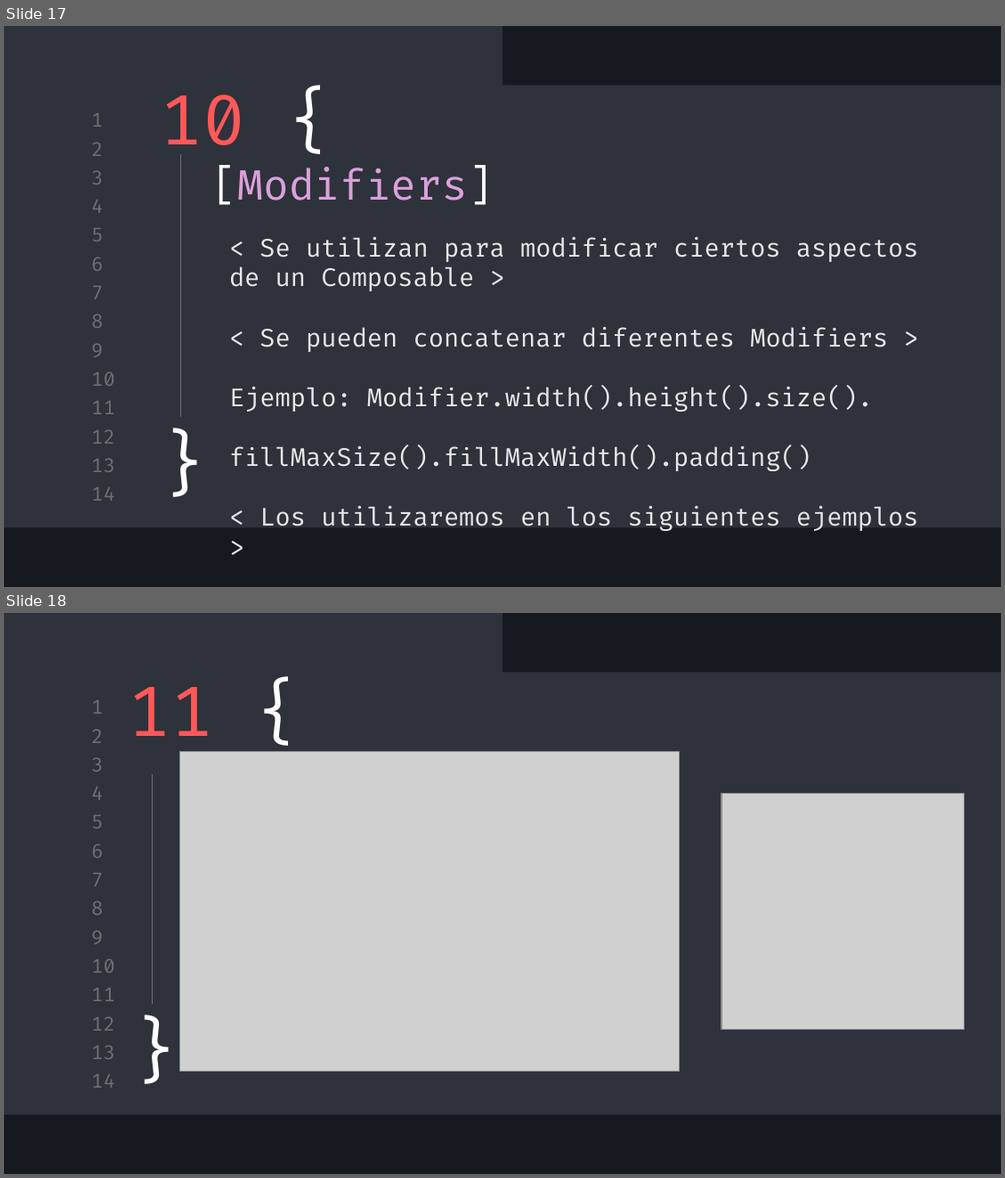
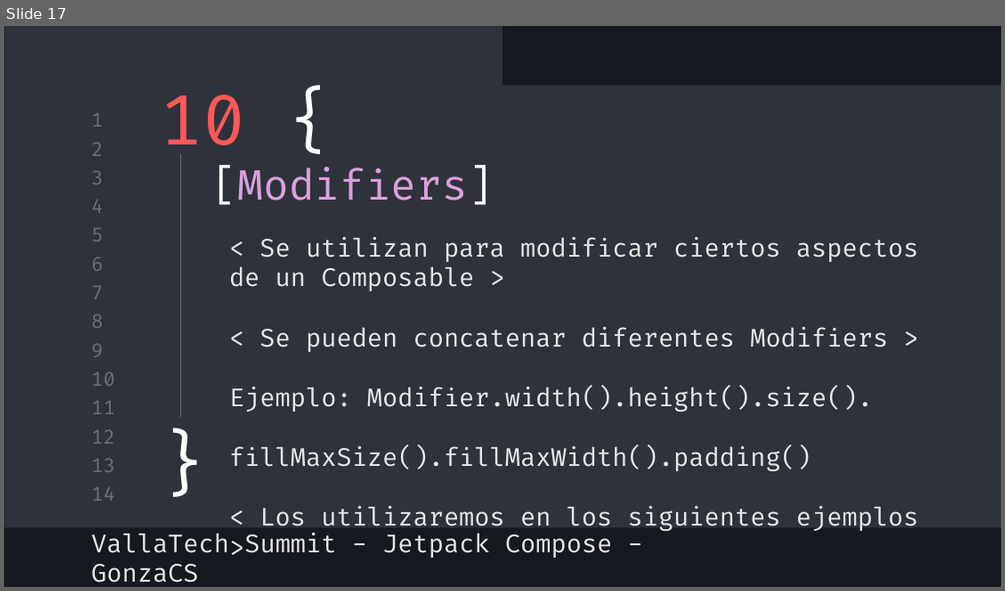
Before and after one commit to GonzaCS/vallaTechSummit-jetpack-compose, a slide deck: DevFest Jetpack Compose.pptx. Shown one above the other, each under a label of ours: slides 17 and 18 before the commit, slide 17 after it. The pictures are 1005x1178 and 1005x591 pixels, drawn with LibreOffice and Linux fonts; fonts in the diff are those of the drawing; grey boxes stand for pictures. Boxes give left, top, right and bottom in pixels: in the first picture for what was removed or moved away, otherwise in the second. Text is boxed around its words. In the diff, an @@ line names an element or a change of style, - is before the commit and + after.

```diff
--- a/DevFest Jetpack Compose.pptx
+++ b/DevFest Jetpack Compose.pptx
@@ slide 18 removed at <box>4,613,1001,1174</box>, background #16191F; not listed: 16 template elements that a slide beside it also shows @@
@@ title removed at <box>129,687,214,755</box> @@
-11 {
@@ picture removed at <box>179,752,679,1070</box> @@
@@ line removed from (153, 774) to (153, 1004) @@
@@ picture removed at <box>721,794,964,1030</box> @@
@@ text removed at <box>125,1004,179,1089</box> @@
-}
@@ slide 17 changed as well @@
@@ subtitle added at <box>91,532,613,582</box>, 18 pt, text #E7E7E7 @@
+VallaTech Summit - Jetpack Compose - GonzaCS
```
Also in this commit, not shown: 11 other slides changed, 9 slides added, 8 other slides removed.
